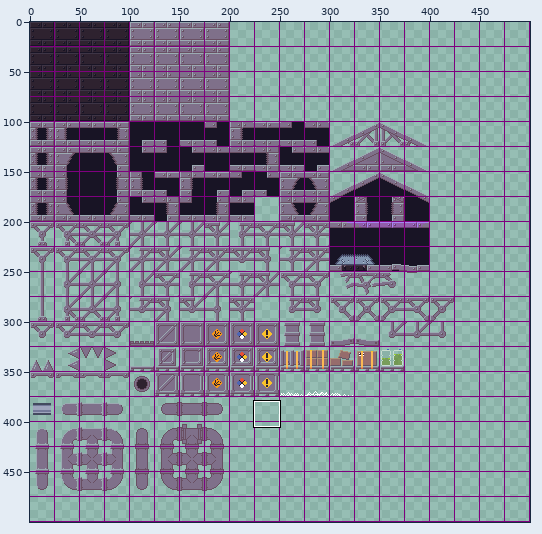
Sprite sheet, stored at sprites/terrain-metal-24x.png. Above: a wide view before the commit, with the close-up outlined.
Close-up. As it was:
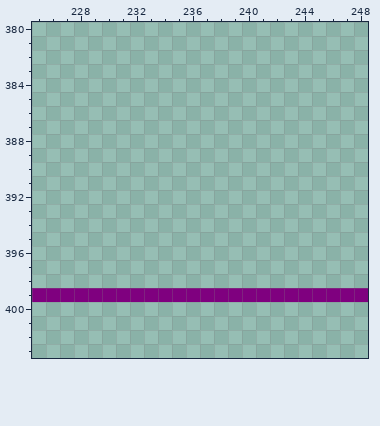
The file is 500x500 pixels. Colours within 5 levels of each other are drawn and written as one. Shown: x 225..248, y 380..403. The commit also changed other parts of the picture, which this record leaves out.
And afterwards:
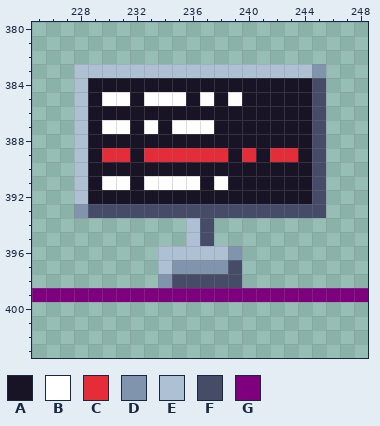
Palette (. is transparent): A #181425  B #ffffff  C #e42d38  D #8194ae  E #aec0d4  F #464b67  G #7f007f
Edits made:
@@ x 225..248 @@
 382 ........................
-383 ........................
-384 ........................
-385 ........................
-386 ........................
-387 ........................
-388 ........................
-389 ........................
-390 ........................
-391 ........................
-392 ........................
-393 ........................
-394 ........................
-395 ........................
-396 ........................
-397 ........................
-398 ........................
+383 ...EEEEEEEEEEEEEEEEED...
+384 ...EAAAAAAAAAAAAAAAAF...
+385 ...EABBABBBABABAAAAAF...
+386 ...EAAAAAAAAAAAAAAAAF...
+387 ...EABBABABBBAAAAAAAF...
+388 ...EAAAAAAAAAAAAAAAAF...
+389 ...EACCACCCCCCACACCAF...
+390 ...EAAAAAAAAAAAAAAAAF...
+391 ...EABBABBBBABAAAAAAF...
+392 ...EAAAAAAAAAAAAAAAAF...
+393 ...DFFFFFFFFFFFFFFFFF...
+394 ...........EF...........
+395 ...........EF...........
+396 .........EEEEED.........
+397 .........EDDDDF.........
+398 .........DFFFFF.........
 399 GGGGGGGGGGGGGGGGGGGGGGGG
